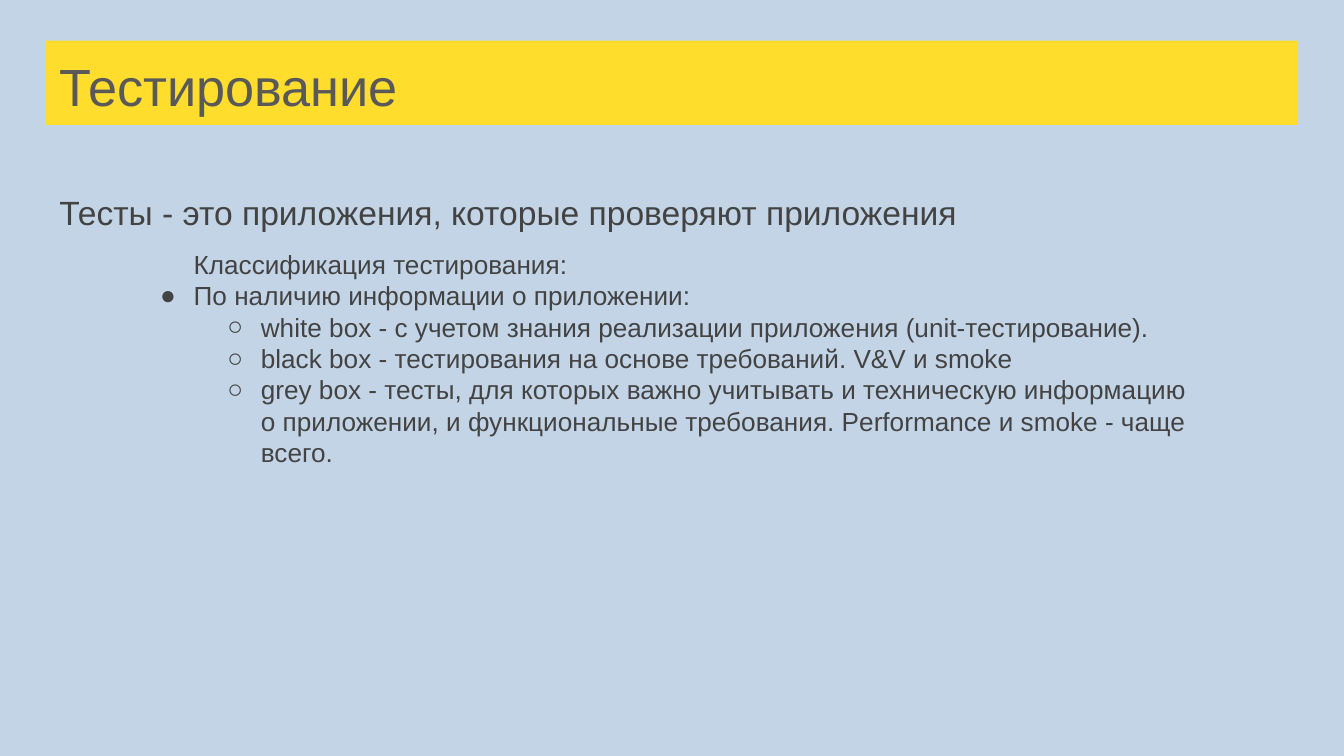
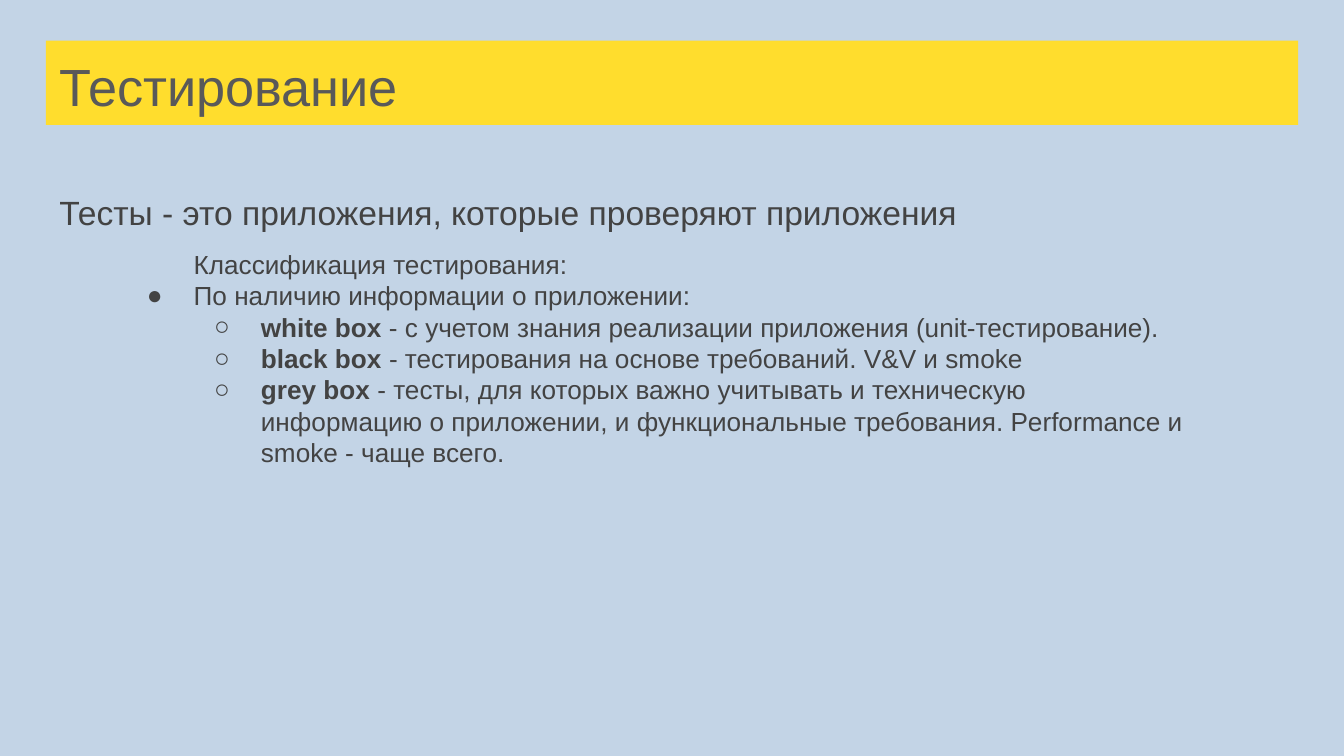
Before and after one commit to sergeypopov83/Scala-complete-course, a slide deck: slide 90 of src/main/resources/lectures/Лекции Scala для ФинТехКафедры.pptx. Drawn at 1344x756 pixels with LibreOffice and Linux fonts; fonts in the diff are those of the drawing. Boxes give left, top, right and bottom in pixels: in the first picture for what was removed or moved away, otherwise in the second. Text is boxed around its words. In the diff, an @@ line names an element or a change of style, - is before the commit and + after.

```diff
--- a/src/main/resources/lectures/Лекции Scala для ФинТехКафедры.pptx
+++ b/src/main/resources/lectures/Лекции Scala для ФинТехКафедры.pptx
@@ text at <box>194,286,1183,467</box>: bold on in "white box", "black box", "grey box"; indent changed @@
```
Also in this commit, not shown: 145 other slides changed, 63 slides added, 2 slides removed, 1 other file.
